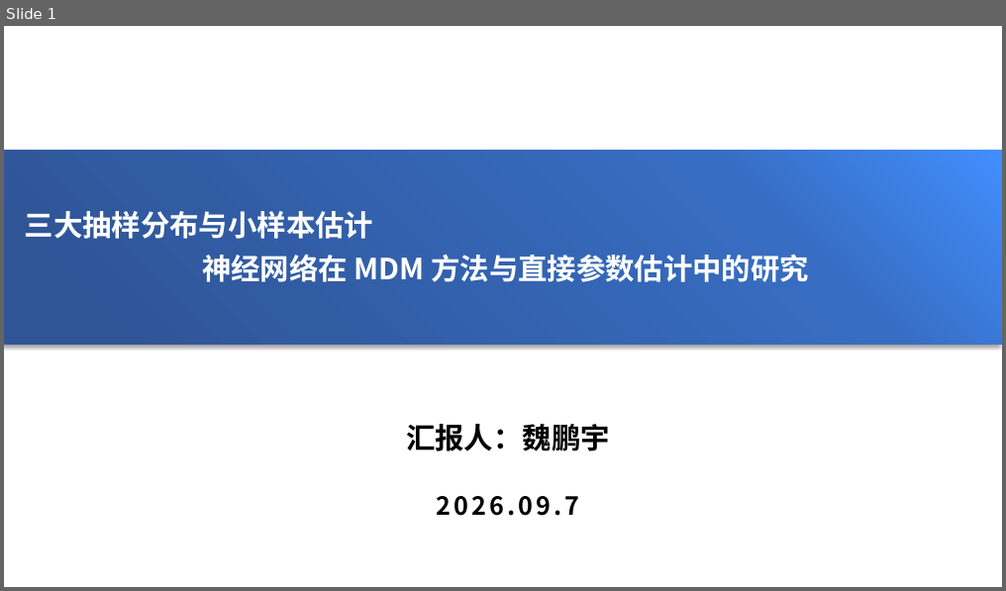
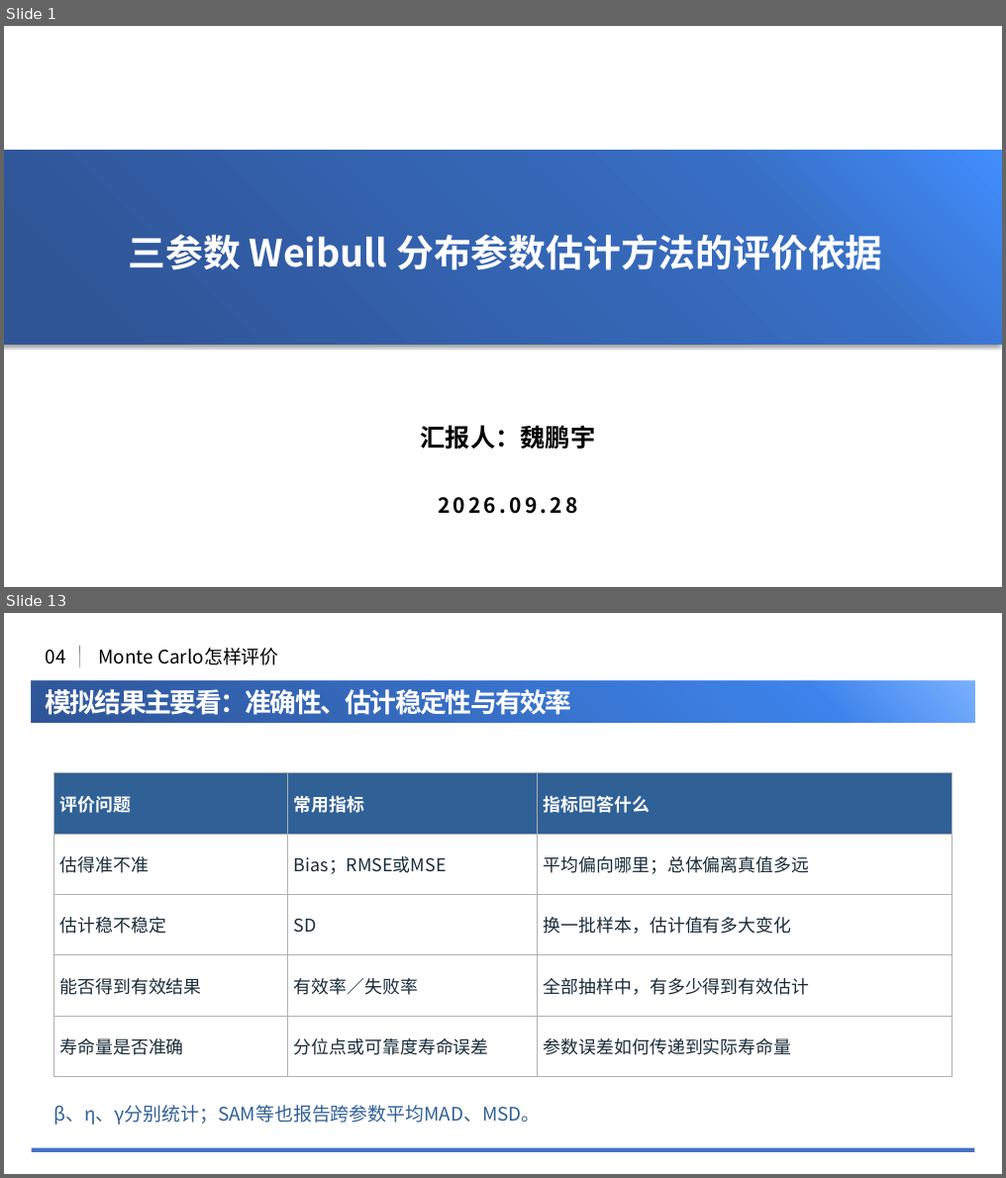
Before and after one commit to NEUwpy/weibull.work, a slide deck: Research/09-Weibull参数估计方法谱系与比较基线/260928组会.pptx. Shown one above the other, each under a label of ours: slide 1 before the commit, slides 1 and 13 after it; the slides between them are not shown. The pictures are 1006x591 and 1006x1178 pixels, drawn with LibreOffice and Linux fonts; fonts in the diff are those of the drawing; background and template pictures are left out. Boxes give left, top, right and bottom in pixels: in the first picture for what was removed or moved away, otherwise in the second. Text is boxed around its words. In the diff, an @@ line names an element or a change of style, - is before the commit and + after.

```diff
--- a/Research/09-Weibull参数估计方法谱系与比较基线/260928组会.pptx
+++ b/Research/09-Weibull参数估计方法谱系与比较基线/260928组会.pptx
@@ slide 13 added at (4,613,1002,1174), background #FFFFFF @@
@@ text added at (46,650,66,664), 18 pt, text #000000 @@
+04
@@ line added from (79, 667) to (79, 646), #808080 0.5 pt @@
@@ text added at (98,648,278,665), 18 pt, text #000000 @@
+Monte Carlo怎样评价
@@ rectangle added at (32,681,975,722), fill gradient #418EFE to #3E84EC to #2F5597 @@
@@ text added at (45,684,571,719), 25.5 pt, text #FFFFFF, bold @@
+模拟结果主要看：准确性、估计稳定性与有效率
@@ line added from (32, 728) to (975, 728), #3E6DC2 2 pt @@
@@ table added at (54,773,951,1077), 5 rows, 3 columns @@
+评价问题 | 常用指标 | 指标回答什么
+估得准不准 | Bias；RMSE或MSE | 平均偏向哪里；总体偏离真值多远
+估计稳不稳定 | SD | 换一批样本，估计值有多大变化
+能否得到有效结果 | 有效率／失败率 | 全部抽样中，有多少得到有效估计
+寿命量是否准确 | 分位点或可靠度寿命误差 | 参数误差如何传递到实际寿命量
@@ text added at (54,1105,540,1125), 18 pt, text #2F6096 @@
+β、η、γ分别统计；SAM等也报告跨参数平均MAD、MSD。
@@ line added from (32, 1151) to (975, 1151), #4472C4 4 pt @@
@@ slide 1 changed as well @@
@@ text at (129,234,882,271): text changed; size 28 to 36 pt @@
-三大抽样分布与小样本估计
-神经网络在 MDM 方法与直接参数估计中的研究
+三参数 Weibull 分布参数估计方法的评价依据
@@ text "汇报人：魏鹏宇" at (421,425,595,450): size 28 to 24 pt @@
@@ text at (438,497,577,514): text changed; size 24 to 20 pt @@
-2026.09.7
+2026.09.28
```
Also in this commit, not shown: 1 other slide changed, 19 other slides added, 30 slides removed, 42 other files.
